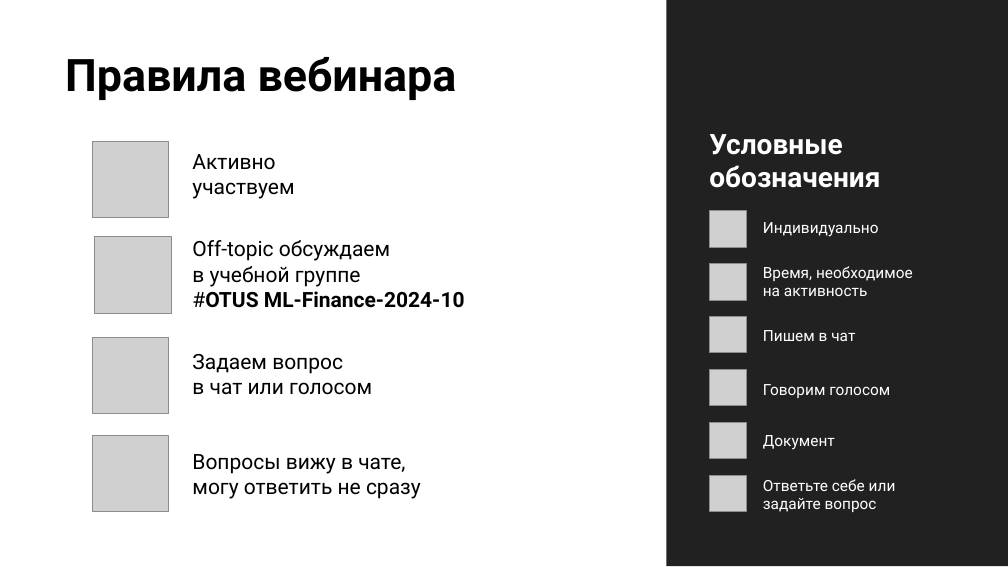
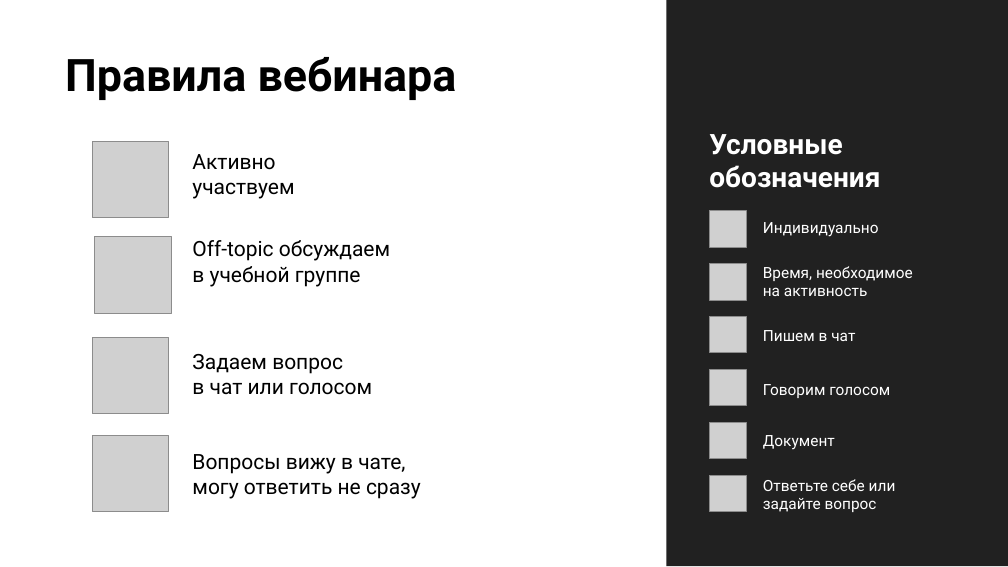
Before and after one commit to stureiko/Otus_lectures, a slide deck: slide 5 of FinML/01 - Intro/Presentation/01 - Intro.pptx. Drawn at 1008x567 pixels with LibreOffice and Linux fonts; fonts in the diff are those of the drawing; grey boxes stand for pictures; background and template pictures are left out. Boxes give left, top, right and bottom in pixels: in the first picture for what was removed or moved away, otherwise in the second. Text is boxed around its words. In the diff, an @@ line names an element or a change of style, - is before the commit and + after.

```diff
--- a/FinML/01 - Intro/Presentation/01 - Intro.pptx
+++ b/FinML/01 - Intro/Presentation/01 - Intro.pptx
@@ text at box(192, 266, 361, 287): text changed; bold off @@
-в учебной группе
-#OTUS ML-Finance-2024-10
+в учебной группе
```
Also in this commit, not shown: 3 other slides changed.
